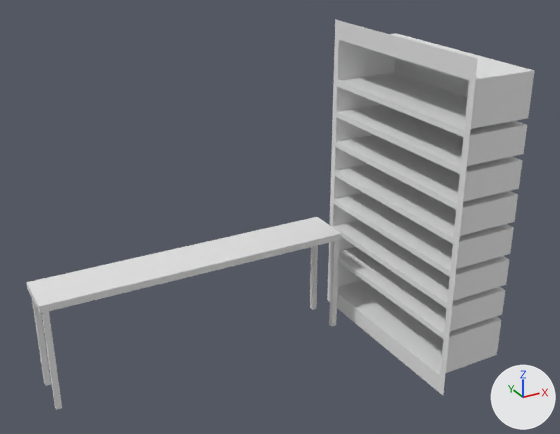
Renders of the Blender file Assets/models/house/floor02/secret_room_sw/secret_room_sw_furniture.blend from each side of a commit.
The view is the same before and after, from a 50 mm lens placed at (-3.73, -7.0, 5.65), pointed at (0.13, 0.01, 2.14). The lights are fixed; the arrows at lower right show +X, +Y and +Z. Materials are left out; every surface is plain grey.

The first picture shows 'Cube', 'shelf', 'table'.
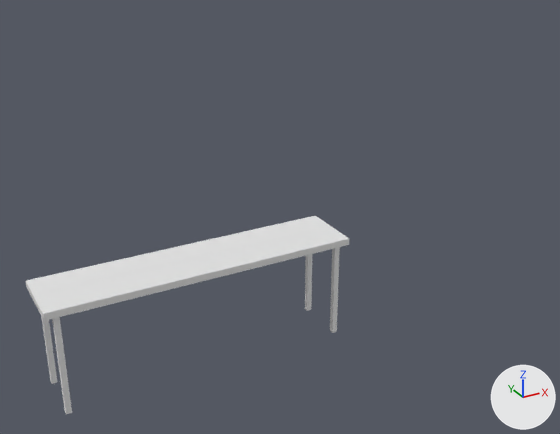
What differs and where, as boxes [x1, y1, x2, y2] in the pictures (560 x 434 px):
'shelf', hidden: before [327, 20, 534, 395]
'table', reshaped, moved (105% taller): before [26, 217, 342, 313]; after [26, 216, 349, 414]
'Cube', deleted: before [32, 240, 339, 410]

Patch to the scene script:
```diff
--- a/Assets/models/house/floor02/secret_room_sw/secret_room_sw_furniture.blend.py
+++ b/Assets/models/house/floor02/secret_room_sw/secret_room_sw_furniture.blend.py
@@ me_cube_006 @@
 # used by ob_table; location = (-0.549, 0.952, 1.353)
-me_cube_006.from_pydata(...)  # 8 vertices, 6 faces; spans x -1.94..1.94, y -0.31..0.31, z -0.04..0.04
+me_cube_006.from_pydata(...)  # 40 vertices, 21 faces; spans x -1.94..1.94, y -0.42..0.42, z -1.34..0.04
+# me_cube_006 part 1: the whole mesh is rebuilt
@@ ob_shelf @@
 ob_shelf.scale = (0.489, 1.29, 2.0)
+ob_shelf.hide_set(True)  # wire or fog, not drawn
@@ ob_cube @@
-ob_cube = bpy.data.objects.new('Cube', me_cube_009)
-ob_cube.location = (-0.549, 0.952, 0.689)
-ob_cube.scale = (-0.0343, -0.0343, 0.68)
-_m = ob_cube.modifiers.new('Mirror', 'MIRROR')
-_m.use_axis = (True, True, False)
@@ ob_table @@
 ob_table = bpy.data.objects.new('table', me_cube_006)
-ob_table.location = (-0.549, 0.952, 1.353)
+ob_table.location = (-0.549, 0.887, 1.353)
```
